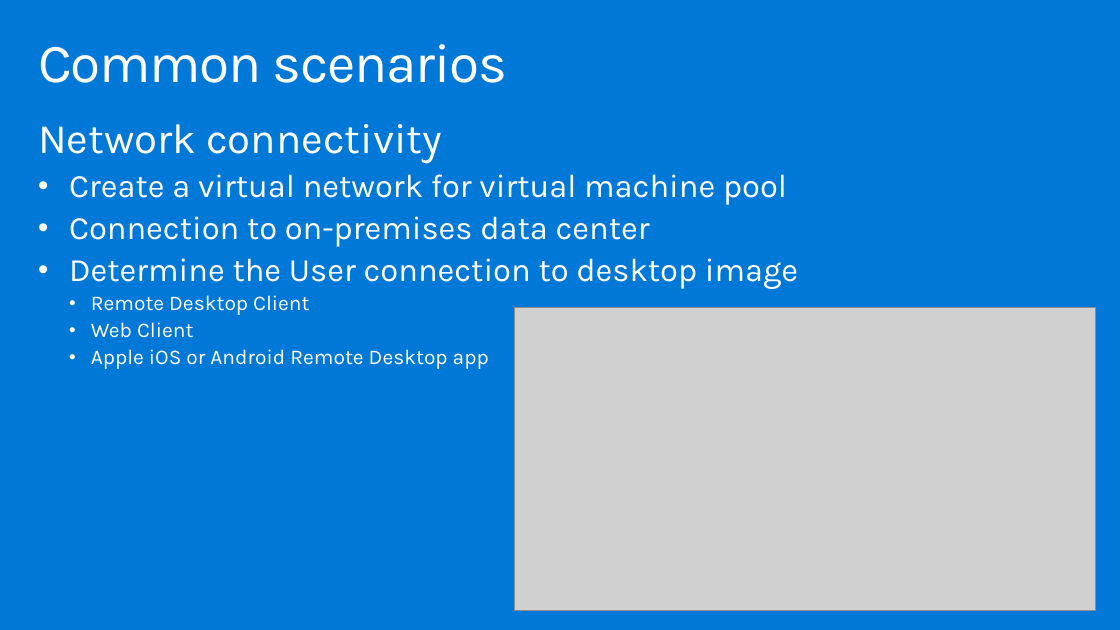
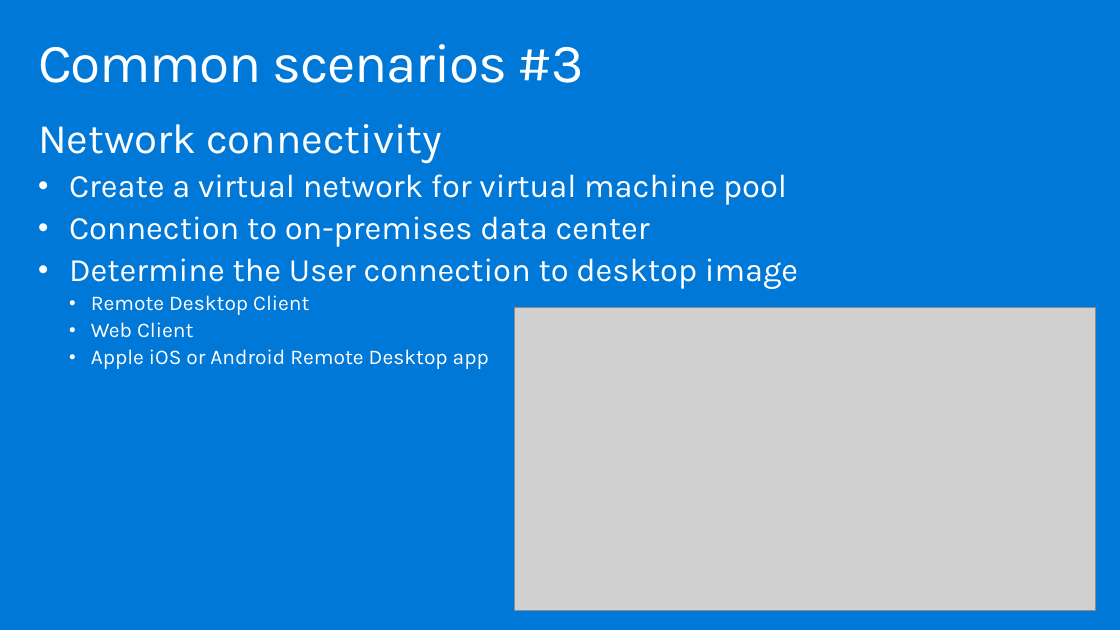
Before and after one commit to dwnatwick/MCW-Windows-Virtual-Desktop, a slide deck: slide 15 of Whiteboard-design-session/WDS trainer presentation - Windows Virtual Desktop.pptx. Drawn at 1120x630 pixels with LibreOffice and Linux fonts; fonts in the diff are those of the drawing; grey boxes stand for pictures. Boxes give left, top, right and bottom in pixels: in the first picture for what was removed or moved away, otherwise in the second. Text is boxed around its words. In the diff, an @@ line names an element or a change of style, - is before the commit and + after.

```diff
--- a/Whiteboard-design-session/WDS trainer presentation - Windows Virtual Desktop.pptx
+++ b/Whiteboard-design-session/WDS trainer presentation - Windows Virtual Desktop.pptx
@@ title at box(38, 44, 584, 83): text changed @@
-Common scenarios
+Common scenarios #3
```
Also in this commit, not shown: 16 other slides changed.
